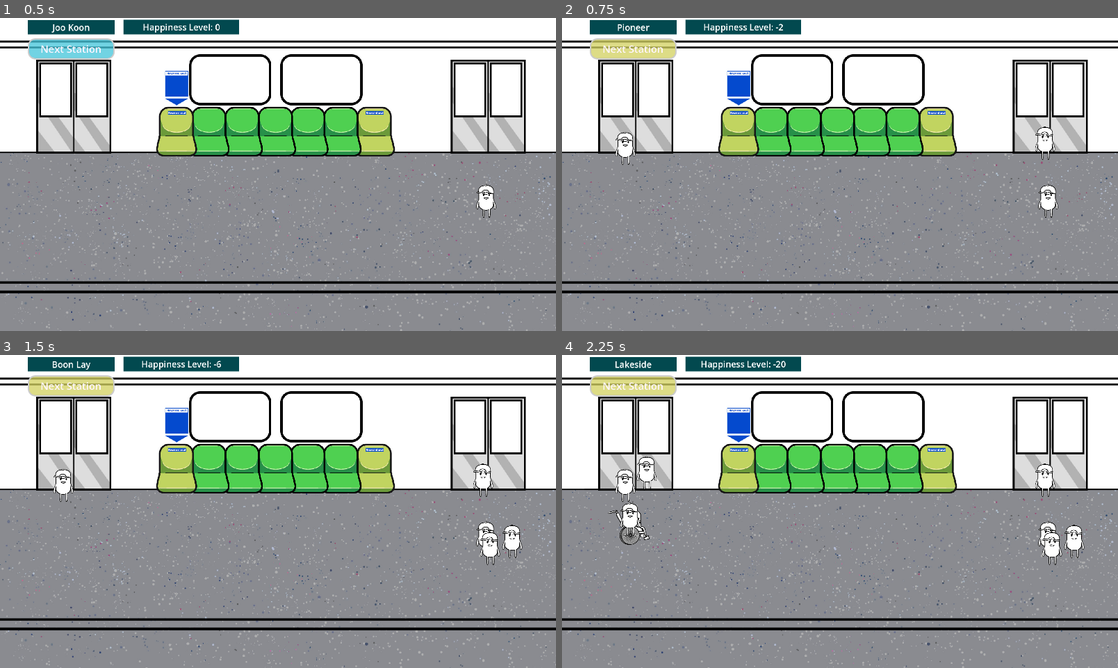
Above: before the commit, frames 1-4 (two rows, left to right).
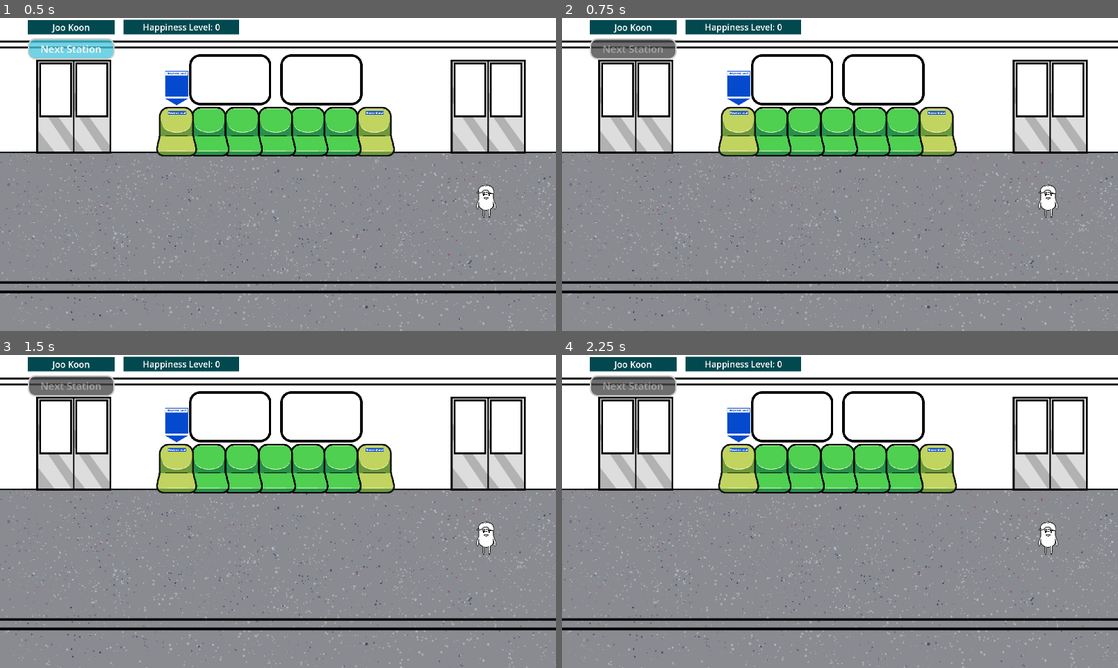
Above: after the commit, the same moments.

Repository: Jagureo/HeritageJam2025
Game: Godot game, scene res://Scenes/game.tscn
Same seed, same stepped clock (60 frames per second), same inputs: the game is played once before the commit and once after it.
Inputs (mouse positions are in pixels of both pictures, inside the frame that each line leads up to):
- Up to frame 1 (0.5 s): no input
- Up to frame 2 (0.75 s): click "Next Station" at 0.5 s
- Up to frame 3 (1.5 s): click (72, 386) at 1.25 s, where only the run before the commit has a clickable "Next Station"
- Up to frame 4 (2.25 s): click (634, 386) at 2 s, where only the run before the commit has a clickable "Next Station"

Frame 1 is identical in both runs. In frame 2, 1.6% of the frame differs, in the area x 5-89%, y 1-48%; in frame 3, 2.1%; in frame 4, 2.8%, in the area x 5-94%, y 1-68%.

Commit message:
Station transition, happiness eval fix

Diff:
--- a/HGJ/Scenes/game.tscn
+++ b/HGJ/Scenes/game.tscn
@@ -37,3 +37,8 @@
 
 [node name="AllPassengers" type="Node2D" parent="."]
 unique_name_in_owner = true
+
+[node name="StationTransitionTimer" type="Timer" parent="."]
+one_shot = true
+
+[connection signal="timeout" from="StationTransitionTimer" to="." method="ReachedNextStation"]
--- a/HGJ/Scripts/Gameplay/Passenger.gd
+++ b/HGJ/Scripts/Gameplay/Passenger.gd
@@ -42,7 +42,7 @@
 # Passenger in-game stuff
 # var mHappinessLevel : int
 # var mSeated : bool
-var mIsAlighting : bool = false
+# var mIsAlighting : bool = false
 
 
 # Determine which passenger is clicked
@@ -53,9 +53,9 @@
 
 func _ready():
 	# 	StandingArea.sStandingArea.AddPassenger(self)
-	mPassengerType = randi() % PassengerType.LAST
-	mTraitType = randi() % TraitTypes.LAST
-	mGenderType = randi() % GenderType.LAST
+	mPassengerType = randi() % PassengerType.LAST as PassengerType
+	mTraitType = randi() % TraitTypes.LAST as TraitTypes
+	mGenderType = randi() % GenderType.LAST as GenderType
 	if mPassengerType == PassengerType.WHEELCHAIR_BOUND:
 		mPassengerSprite.texture = load("res://Sprites/character_wheelchair_sketch.png")
 
@@ -80,7 +80,8 @@
 
 
 func OnMouseInputEvent(_viewport : Node, _event : InputEvent, _shape_idx : int):
-	if Input.is_action_just_pressed("Click") and sSelectedPassenger == null:
+	# Can only move while at station
+	if Input.is_action_just_pressed("Click") and sSelectedPassenger == null and GameManager.sInstance.mCurrLevelState == GameManager.LevelState.AT_STATION:
 		# print("Picked up passenger: ", self.name)
 		sSelectedPassenger = self
 
--- a/HGJ/Scripts/Gameplay/SeatRow.gd
+++ b/HGJ/Scripts/Gameplay/SeatRow.gd
@@ -16,7 +16,7 @@
 # Evaluate happiness for people seated down
 func EvaluateHappiness():
 	var sectionScore : int = 0
-	var alightingPassengers : Array[Passenger] = []
+	# var alightingPassengers : Array[Passenger] = []
 
 	for i in range(len(mSeats)):
 		if not (mSeats[i] as Seat).HasPassenger():
@@ -26,8 +26,8 @@
 		var leftPassenger : Passenger  = null if i == 0 else (mSeats[i-1] as Seat).mCurrentlySeatedBy
 		var rightPassenger : Passenger = null if i == len(mSeats) - 1 else (mSeats[i+1] as Seat).mCurrentlySeatedBy
 
-		if passenger.mIsAlighting:
-			alightingPassengers.push_back(passenger)
+		# if passenger.mIsAlighting:
+		# 	alightingPassengers.push_back(passenger)
 
 		# If current passenger is noisy, then -1 score for each non-noisy adjacent passenger
 		if passenger.mTraitType == Passenger.TraitTypes.NOISY:
@@ -85,14 +85,14 @@
 	GameManager.sInstance.mOverallHappiness += sectionScore
 
 	# Remove passengers from the standing area if they are going to alight
-	for alightingPassenger in alightingPassengers:
-		alightingPassenger.mSittingOn.RemovePassenger()
-	alightingPassengers.clear()
+	# for alightingPassenger in alightingPassengers:
+	# 	alightingPassenger.mSittingOn.RemovePassenger()
+	# alightingPassengers.clear()
 
 
 
 func _enter_tree():
-	EventMgr.OnNextStationPressed.connect(EvaluateHappiness)
+	EventMgr.OnNextStationReaching.connect(EvaluateHappiness)
 
 func _exit_tree():
-	EventMgr.OnNextStationPressed.disconnect(EvaluateHappiness)
+	EventMgr.OnNextStationReaching.disconnect(EvaluateHappiness)
--- a/HGJ/Scripts/Gameplay/StandingArea.gd
+++ b/HGJ/Scripts/Gameplay/StandingArea.gd
@@ -33,11 +33,11 @@
 # Evaluate happiness for people in the standing area
 func EvaluateHappiness():
 	var sectionScore : int = 0
-	var alightingPassengers : Array[Passenger] = []
+	# var alightingPassengers : Array[Passenger] = []
 
 	for passenger in mCurrentlyStanding:
-		if passenger.mIsAlighting:
-			alightingPassengers.push_back(passenger)
+		# if passenger.mIsAlighting:
+		# 	alightingPassengers.push_back(passenger)
 
 		match passenger.mPassengerType:
 			Passenger.PassengerType.CHILDREN:
@@ -74,14 +74,14 @@
 	GameManager.sInstance.mOverallHappiness += sectionScore
 
 	# Remove passengers from the standing area if they are going to alight
-	for alightingPassenger in alightingPassengers:
-		RemovePassenger(alightingPassenger)
-	alightingPassengers.clear()
+	# for alightingPassenger in alightingPassengers:
+	# 	RemovePassenger(alightingPassenger)
+	# alightingPassengers.clear()
 
 
 func _enter_tree():
-	EventMgr.OnNextStationPressed.connect(EvaluateHappiness)
+	EventMgr.OnNextStationReaching.connect(EvaluateHappiness)
 
 func _exit_tree():
 	sStandingArea = null
-	EventMgr.OnNextStationPressed.disconnect(EvaluateHappiness)
+	EventMgr.OnNextStationReaching.disconnect(EvaluateHappiness)
--- a/HGJ/Scripts/Managers/Constants.gd
+++ b/HGJ/Scripts/Managers/Constants.gd
@@ -8,3 +8,5 @@
 
 
 static var MAX_PASSENGERS_IN_TRAIN : int = 13
+
+static var TIME_TO_NEXT_STATION : float = 3
--- a/HGJ/Scripts/Managers/Events.gd
+++ b/HGJ/Scripts/Managers/Events.gd
@@ -11,6 +11,7 @@
 signal OnPassengerRemovedFromStandingArea(_passenger : Passenger)
 
 signal OnNextStationPressed()
+signal OnNextStationReaching()
 
 signal OnPassengerHoverStart(_passenger : Passenger)
 signal OnPassengerHoverEnd(_passenger : Passenger)
--- a/HGJ/Scripts/Managers/GameManager.gd
+++ b/HGJ/Scripts/Managers/GameManager.gd
@@ -5,6 +5,7 @@
 @onready var passenger_prefab = preload("res://Scenes/Prefabs/Passenger.tscn")
 @onready var passenger_container : Node2D = %AllPassengers
 @onready var passenger_information : PassengerInformation = $PassengerInformation
+@onready var mStationTransitionTimer : Timer = $StationTransitionTimer
 
 var current_station_index : int = 0
 var mOverallHappiness : int = 0:
@@ -24,6 +25,9 @@
 	MOVING,			# Train is moving, show the moving animation
 	REACHING_NEXT,	# Train is about to reach, happiness will be evaluated at this stage
 }
+
+var mCurrLevelState : LevelState = LevelState.AT_STATION
+
 
 func _enter_tree():
 	EventMgr.OnNextStationPressed.connect(next_station)
@@ -51,13 +55,26 @@
 
 	passenger_information.hide()
 
-# Called every frame. 'delta' is the elapsed time since the previous frame.
-func _process(delta):
-	pass
 
 func next_station() -> void:
+	mCurrLevelState = LevelState.MOVING
+	# Disable the button
+	game_ui.DisableButton(true)
+	# Start the timer
+	mStationTransitionTimer.start(Constant.TIME_TO_NEXT_STATION)
+
+
+
+func ReachedNextStation():
+	mCurrLevelState = LevelState.REACHING_NEXT
+
+	# Evaluate happiness
+	EventMgr.OnNextStationReaching.emit()
+
 	if current_station_index < Station.EWStations.size() - 1:
-		current_station_index += 1
+
+		_update_station_display()
+
 		var new_passengers = Station.EWStations[current_station_index].get_passenger_count()
 		var passengers_in_train = passenger_container.get_child_count() + new_passengers
 		var passengers_to_kick_min = (passengers_in_train - Constant.MAX_PASSENGERS_IN_TRAIN) if passengers_in_train > Constant.MAX_PASSENGERS_IN_TRAIN else 0
@@ -65,19 +82,29 @@
 		var passengers_to_kick = randi_range(passengers_to_kick_min, passengers_to_kick_max)
 		for i in range(passengers_to_kick):
 			var random_passenger = passenger_container.get_child(randi() % passenger_container.get_child_count())
-			if random_passenger is Passenger:
-				(random_passenger as Passenger).mIsAlighting = true
-				# # Passenger not seated, remove it from sitting area
-				# if (random_passenger as Passenger).mSittingOn == null:
-				# 	StandingArea.sStandingArea.RemovePassenger(random_passenger)
-				# # Passenger is seated
-				# else:
-				# 	(random_passenger as Passenger).mSittingOn.RemovePassenger()
+
+			# Passenger not seated, remove it from sitting area
+			if (random_passenger as Passenger).mSittingOn == null:
+				StandingArea.sStandingArea.RemovePassenger(random_passenger)
+			# Passenger is seated
+			else:
+				(random_passenger as Passenger).mSittingOn.RemovePassenger()
 
 			random_passenger.queue_free()
 		for i in range(new_passengers):
 			_spawn_passenger()
+
+		# Update the next station sign
+		current_station_index += 1
 		_update_station_display()
+
+	# Reached station
+	mCurrLevelState = LevelState.AT_STATION
+
+	# Next station button can be pressed
+	game_ui.DisableButton(false)
+
+
 
 func _update_station_display() -> void:
 	game_ui.set_station(Station.EWStations[current_station_index].name)
--- a/HGJ/Scripts/UI/gameUI.gd
+++ b/HGJ/Scripts/UI/gameUI.gd
@@ -2,6 +2,7 @@
 
 @onready var station_label = $MainScreen/Sign/Station_Label
 @onready var happiness_label = $MainScreen/Sign2/Happniess_Level
+@onready var nextStationButton = $MainScreen/NextStationButton
 
 func set_station(msg: String) -> void:
 	station_label.text = msg
@@ -13,3 +14,7 @@
 
 func set_happiness_level(value: int) -> void:
 	happiness_label.text = "Happiness Level: %d" % value
+
+
+func DisableButton(val : bool):
+	nextStationButton.disabled = val
--- /dev/null
+++ b/HGJ/Shaders/SeatSelection.gdshader
@@ -0,0 +1,21 @@
+shader_type canvas_item;
+
+// Tint change from pulse animation
+uniform vec4 tintColour : source_color = vec4(1.0, 1.0, 1.0, 1.0);
+uniform float tintFactor : hint_range(-1.0, 1.0) = 0.0;
+uniform float fade : hint_range(0.0, 1.0) = 1.0;
+
+void vertex() {
+	// Called for every vertex the material is visible on.
+}
+
+void fragment() {
+	// Called for every pixel the material is visible on.
+	vec4 mainTexture = texture(TEXTURE, UV);
+	vec4 tintOutput = mainTexture;
+
+	// Tint
+	float originalModulation = 1.0 - tintFactor;
+	COLOR.rgb = mix(mainTexture.rgb * originalModulation, tintColour.rgb * tintFactor, tintFactor);
+	COLOR.a *= fade;
+}
Not shown, added: HGJ/Shaders/SeatSelection.gdshader.uid
